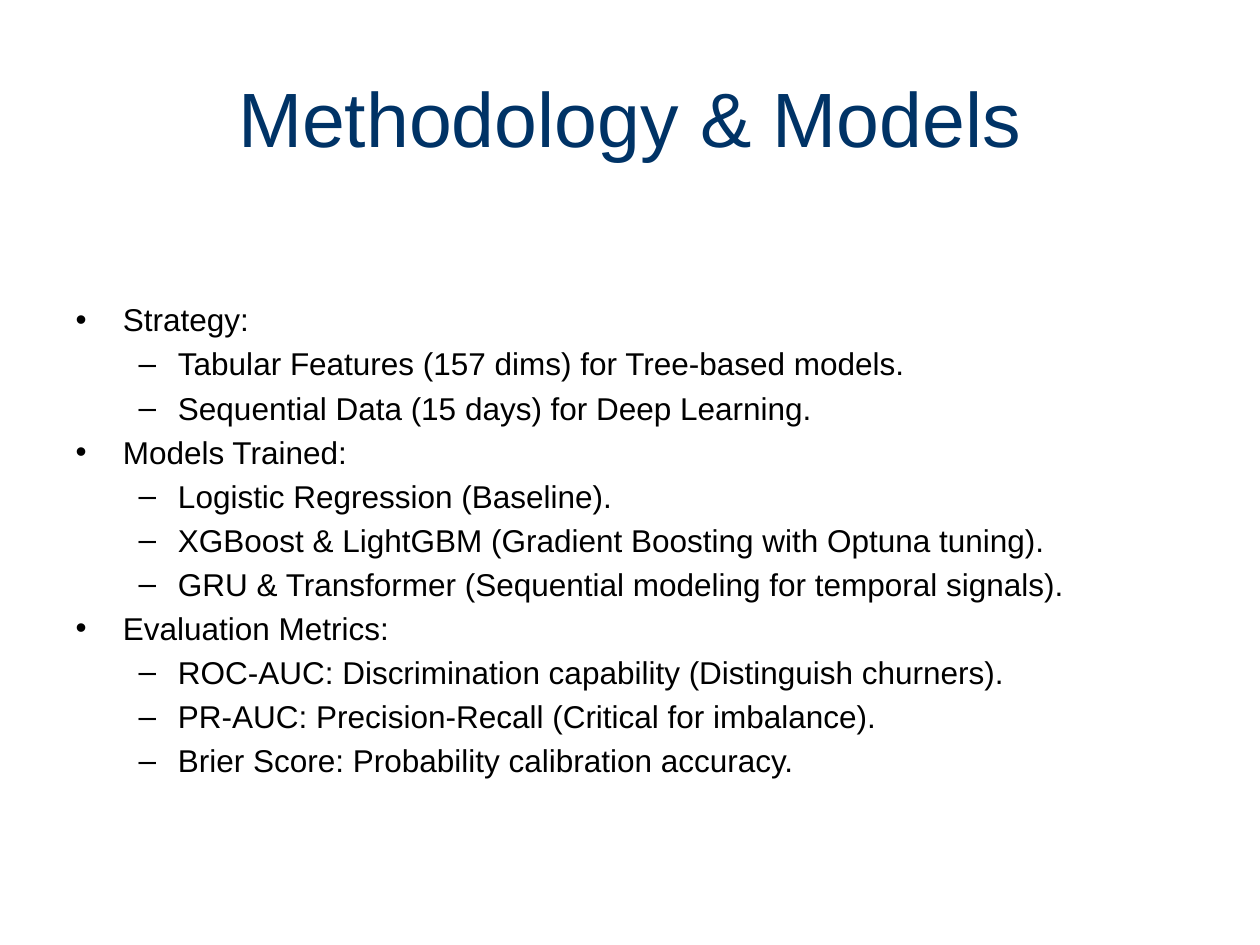
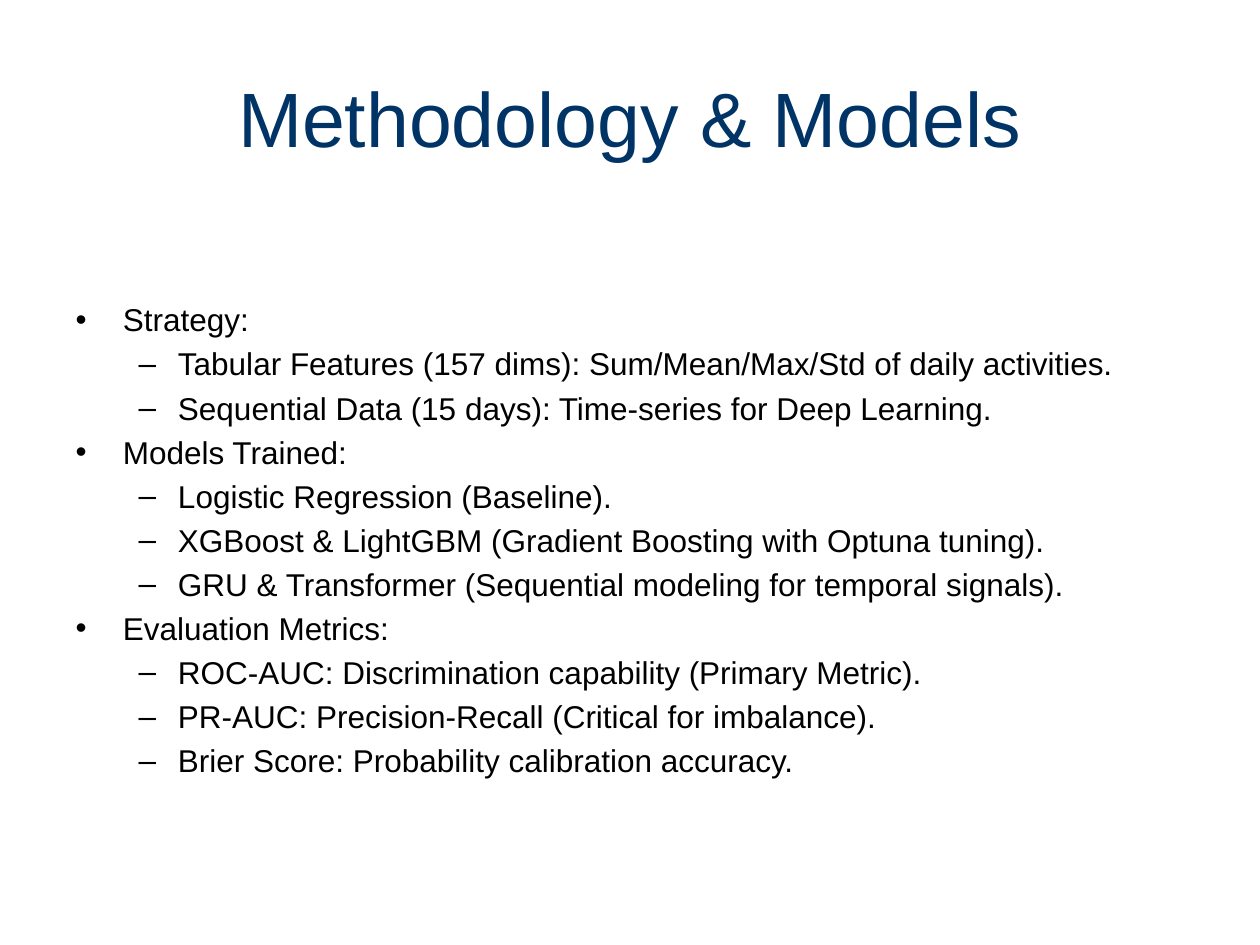
Before and after one commit to Paulino-Cristovao/churn_predictions, a slide deck: slide 4 of Presentations_Resultats_Projet.pptx. Drawn at 1260x945 pixels with LibreOffice and Linux fonts; fonts in the diff are those of the drawing. Boxes give left, top, right and bottom in pixels: in the first picture for what was removed or moved away, otherwise in the second. Text is boxed around its words. In the diff, an @@ line names an element or a change of style, - is before the commit and + after.

Commit message:
Presentation: Polish slides with step-by-step adherence to outline and precise metrics

```diff
--- a/Presentations_Resultats_Projet.pptx
+++ b/Presentations_Resultats_Projet.pptx
@@ text at box(178, 352, 1112, 426): text changed @@
-  – Tabular Features (157 dims) for Tree-based models.
-  – Sequential Data (15 days) for Deep Learning.
+  – Tabular Features (157 dims): Sum/Mean/Max/Std of daily activities.
+  – Sequential Data (15 days): Time-series for Deep Learning.
@@ text at box(178, 661, 921, 690): text changed @@
-  – ROC-AUC: Discrimination capability (Distinguish churners).
+  – ROC-AUC: Discrimination capability (Primary Metric).
```
Also in this commit, not shown: 5 other slides changed, 1 other file.
